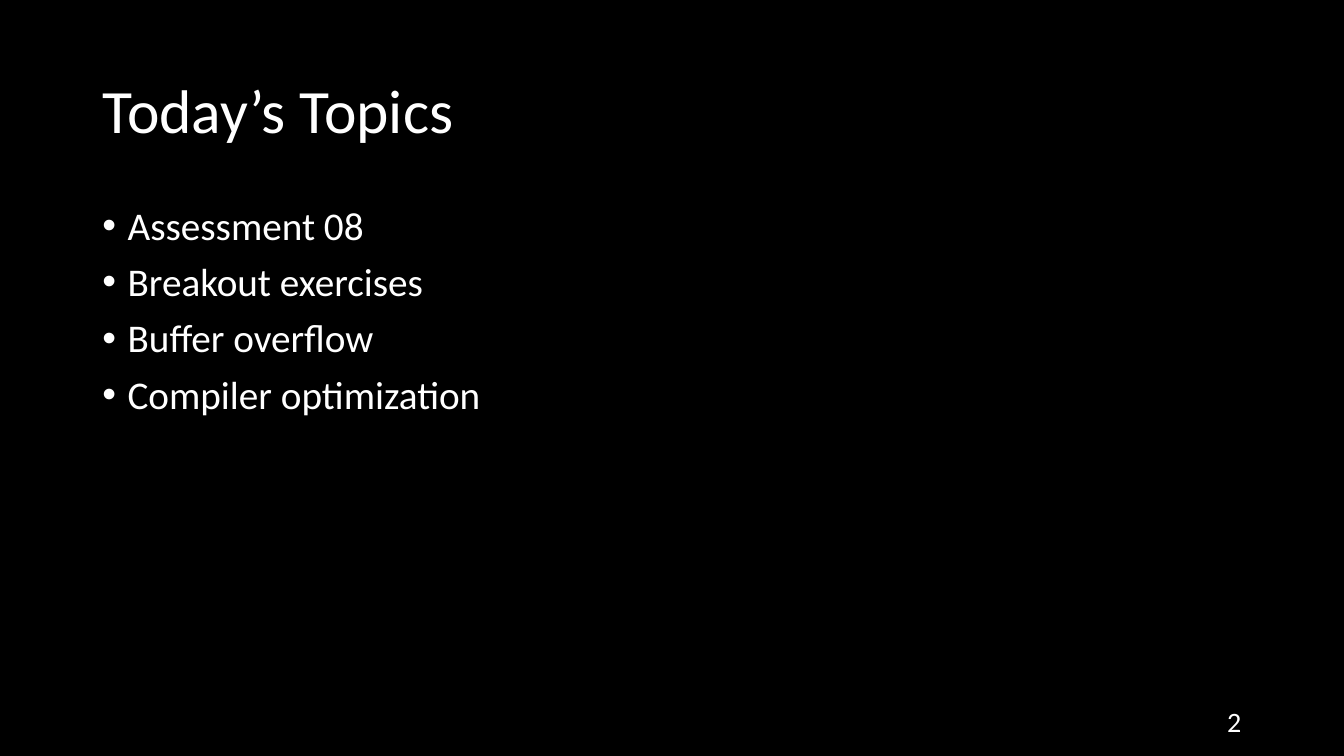
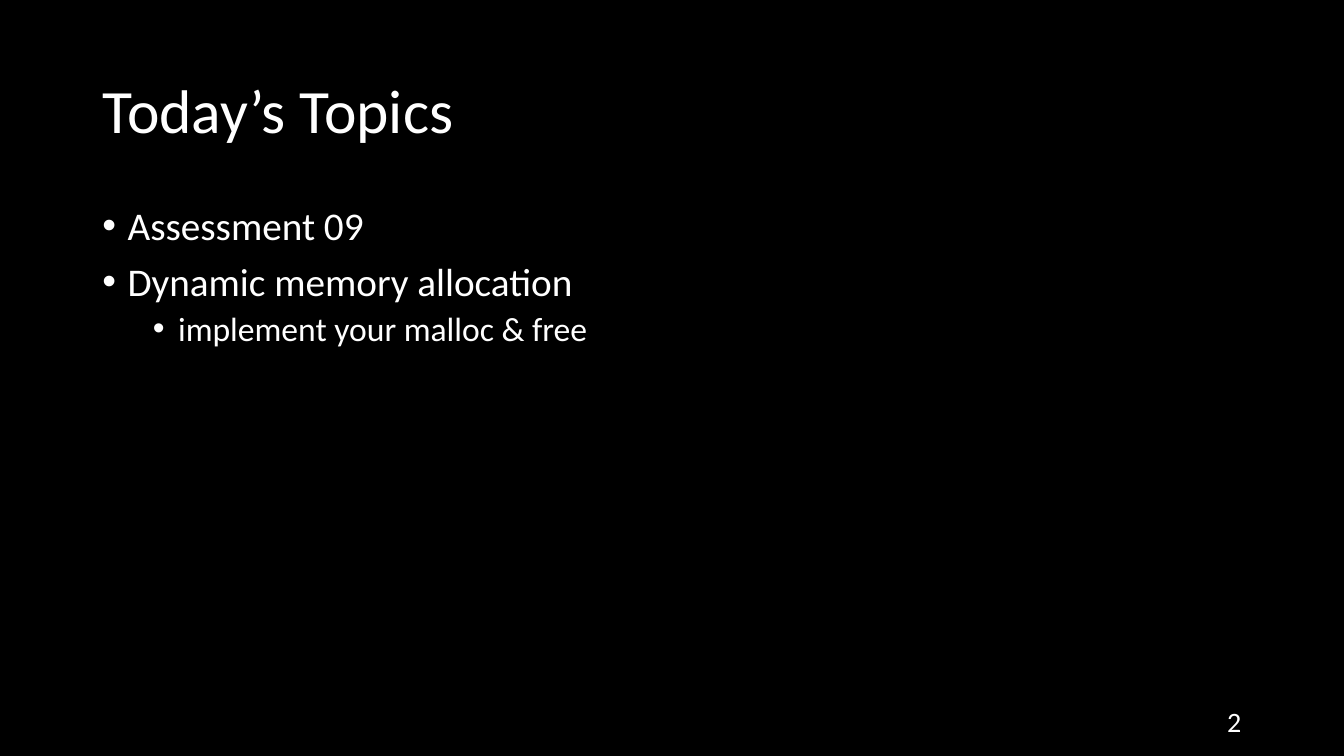
Before and after one commit to NYU-CSO/nyu-cso.github.io, a slide deck: slide 2 of rec-notes/r10.pptx. Drawn at 1344x756 pixels with LibreOffice and Linux fonts; fonts in the diff are those of the drawing. Boxes give left, top, right and bottom in pixels: in the first picture for what was removed or moved away, otherwise in the second. Text is boxed around its words. In the diff, an @@ line names an element or a change of style, - is before the commit and + after.

```diff
--- a/rec-notes/r10.pptx
+++ b/rec-notes/r10.pptx
@@ text at bbox=[128, 214, 587, 347]: text changed @@
-• Assessment 08
-• Breakout exercises
-• Buffer overflow
-• Compiler optimization
+• Assessment 09
+• Dynamic memory allocation
+  • implement your malloc & free
```
Also in this commit, not shown: 2 other slides changed, 47 slides added, 24 slides removed, 1 other file.
